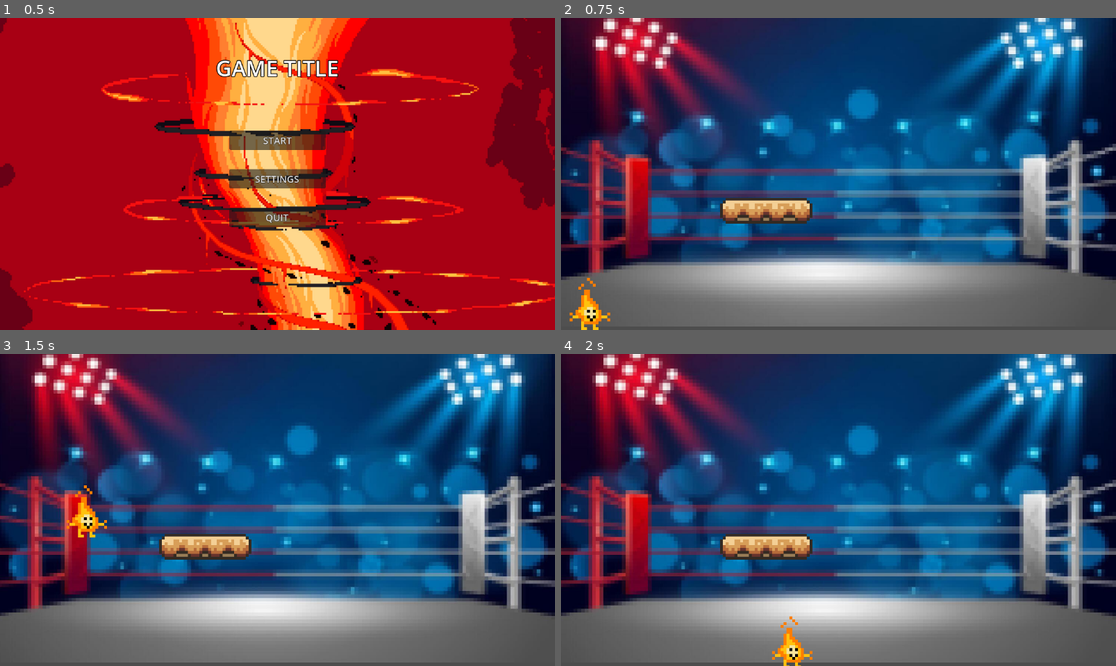
Above: before the commit, frames 1-4 (two rows, left to right).
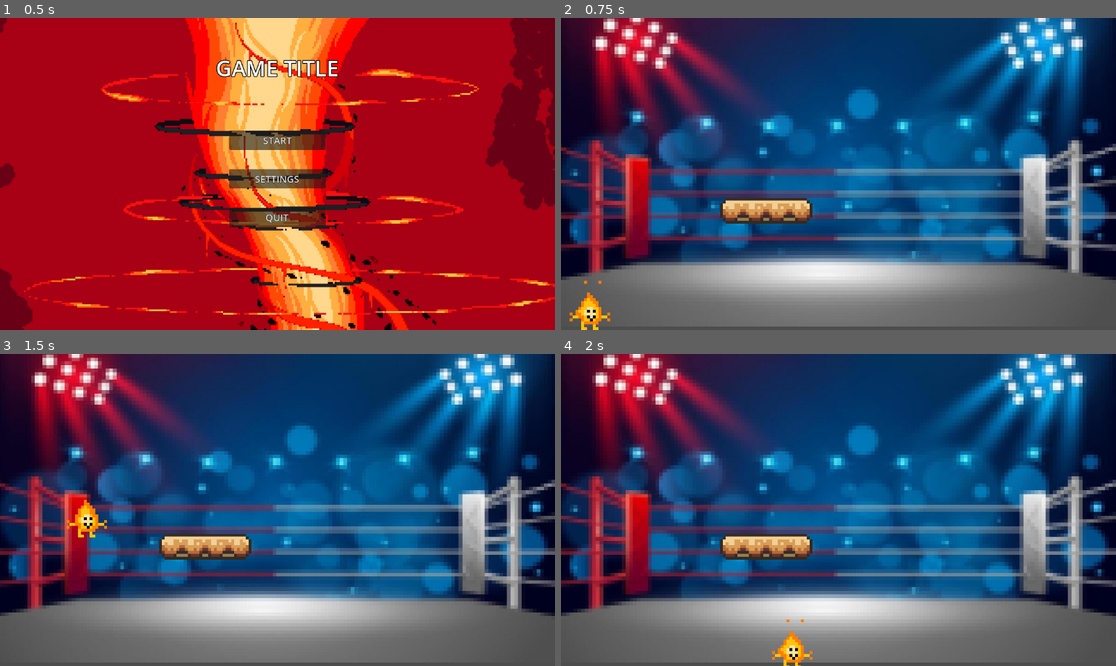
Above: after the commit, the same moments.

Repository: MatthieuSacquet/Jam-17-05-2024
Game: Godot game, scene res://MENU/MAIN_MENU/menu.tscn
The game is run twice, just before and just after one commit, with the same random seed, the same clock (stepped at 60 frames per second) and the same inputs.
Inputs:
- Up to frame 1 (0.5 s): no input
- Up to frame 2 (0.75 s): click "START" at 0.5 s
- Up to frame 3 (1.5 s): tap Enter (ui_accept) at 1.25 s; hold Right (ui_right) from 1.28 s (still down)
- Up to frame 4 (2 s): keep holding Right (ui_right); tap Enter (ui_accept) at 1.52 s

Frame 1 is identical in both runs. In frame 2, 0.1% of the frame differs, in the area x 3-8%, y 83-94%; in frame 3, 0.1%; in frame 4, 0.1%.

Commit message:
[FIX] fix character sprite

Diff:
--- a/MENU_PRGRAME/JAM2/character.tscn
+++ b/MENU_PRGRAME/JAM2/character.tscn
@@ -36,7 +36,7 @@
 }],
 "loop": true,
 "name": &"default",
-"speed": 5.0
+"speed": 7.0
 }]
 
 [sub_resource type="CircleShape2D" id="CircleShape2D_jq35u"]
@@ -49,7 +49,8 @@
 z_index = 5
 position = Vector2(0, -1)
 sprite_frames = SubResource("SpriteFrames_ggmep")
-frame_progress = 0.230092
+autoplay = "default"
+frame_progress = 0.0829969
 
 [node name="CollisionShape2D" type="CollisionShape2D" parent="."]
 position = Vector2(1, 2)
